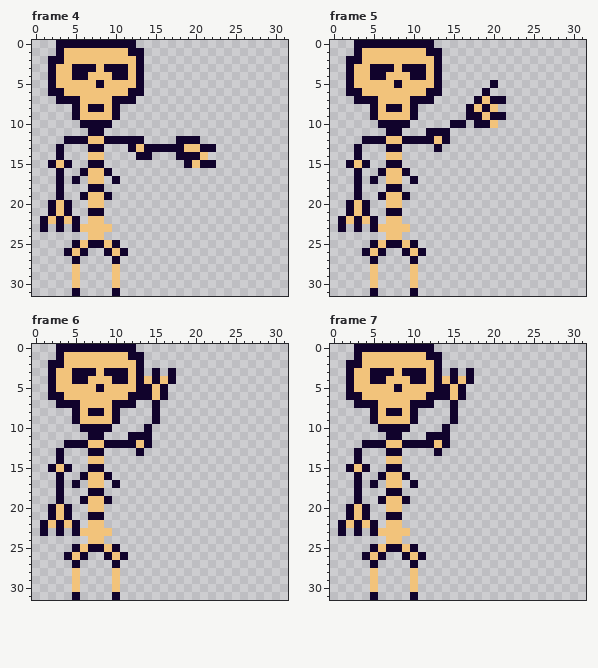
One commit to this pixel-art file: art/characters/skeleton/skeleton-throw.aseprite. The picture above is the old version.
32x32 pixels, 8 frames. Shown: frame 4, frame 5, frame 6, frame 7. The commit also changed other frames, which this record leaves out.
Now the later version:
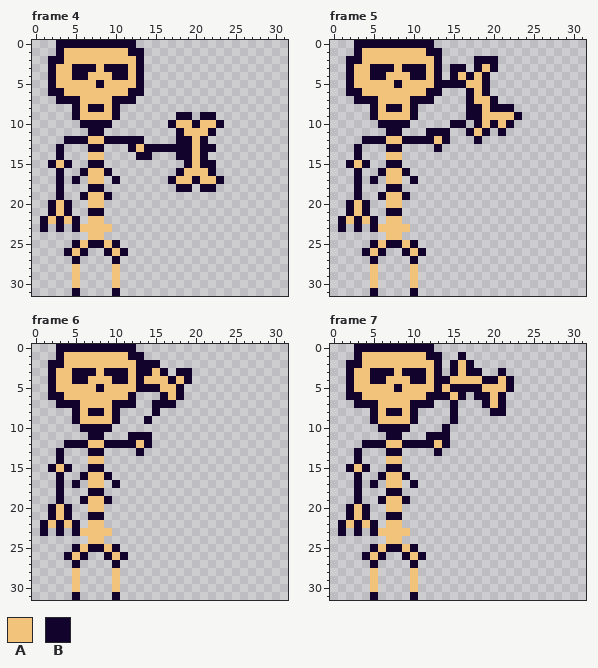
Palette (. is transparent): A #f2c37b  B #11032c
From the commit log: Add skeleton throw + cooldown animations
From old to new:
{"where": "frame 4"}
{"frame":4,"y":9,"x":18,"old":"..","new":"BB"}
{"frame":4,"y":9,"x":21,"old":"..","new":"BB"}
{"frame":4,"y":10,"x":17,"old":".......","new":"BAABAAB"}
{"frame":4,"y":11,"x":18,"old":".....","new":"BAAAB"}
{"frame":4,"y":12,"x":20,"old":"B.","new":"AB"}
{"frame":4,"y":13,"x":19,"old":"A","new":"B"}
{"frame":4,"y":14,"x":20,"old":"BA","new":"AB"}
{"frame":4,"y":16,"x":18,"old":".....","new":"BAAAB"}
{"frame":4,"y":17,"x":17,"old":".......","new":"BAABAAB"}
{"frame":4,"y":18,"x":18,"old":"..","new":"BB"}
{"frame":4,"y":18,"x":21,"old":"..","new":"BB"}
{"where": "frame 5"}
{"frame":5,"y":2,"x":18,"old":"...","new":"BBB"}
{"frame":5,"y":3,"x":15,"old":"..","new":"BB"}
{"frame":5,"y":3,"x":18,"old":"...","new":"BAB"}
{"frame":5,"y":4,"x":15,"old":".....","new":"BABAB"}
{"frame":5,"y":5,"x":14,"old":"......B","new":"BBBAAB."}
{"frame":5,"y":6,"x":17,"old":"..","new":"BA"}
{"frame":5,"y":7,"x":17,"old":".B","new":"BA"}
{"frame":5,"y":7,"x":21,"old":"B","new":"."}
{"frame":5,"y":8,"x":18,"old":"ABA..","new":"BABBB"}
{"frame":5,"y":9,"x":20,"old":"BB..","new":"AAAB"}
{"frame":5,"y":10,"x":19,"old":"BA..","new":"ABAB"}
{"frame":5,"y":11,"x":17,"old":"...","new":"BAB"}
{"frame":5,"y":11,"x":21,"old":".","new":"B"}
{"frame":5,"y":12,"x":18,"old":".","new":"B"}
{"where": "frame 6"}
{"frame":6,"y":2,"x":14,"old":"..","new":"BB"}
{"frame":6,"y":3,"x":14,"old":".B.B..","new":"BAB.BB"}
{"frame":6,"y":4,"x":15,"old":"B","new":"A"}
{"frame":6,"y":4,"x":18,"old":"..","new":"AB"}
{"frame":6,"y":5,"x":15,"old":"AB..","new":"BAAB"}
{"frame":6,"y":6,"x":13,"old":"BBA","new":"..."}
{"frame":6,"y":6,"x":17,"old":"..","new":"AB"}
{"frame":6,"y":7,"x":16,"old":"..","new":"BB"}
{"frame":6,"y":9,"x":14,"old":".B","new":"B."}
{"frame":6,"y":10,"x":14,"old":"B","new":"."}
{"where": "frame 7"}
{"frame":7,"y":1,"x":16,"old":".","new":"B"}
{"frame":7,"y":2,"x":15,"old":"...","new":"BAB"}
{"frame":7,"y":3,"x":16,"old":".","new":"A"}
{"frame":7,"y":3,"x":18,"old":".","new":"B"}
{"frame":7,"y":3,"x":21,"old":".","new":"B"}
{"frame":7,"y":4,"x":14,"old":"AB","new":"BA"}
{"frame":7,"y":4,"x":17,"old":"B.....","new":"AABBAB"}
{"frame":7,"y":5,"x":14,"old":"BA","new":"AB"}
{"frame":7,"y":5,"x":17,"old":"......","new":"BBAAAB"}
{"frame":7,"y":6,"x":18,"old":"....","new":"BBAB"}
{"frame":7,"y":7,"x":19,"old":"...","new":"BAB"}
{"frame":7,"y":8,"x":20,"old":"..","new":"BB"}
{"label":"changed","picture_box":[168,112,224,192]}
{"label":"changed","picture_box":[442,56,522,144]}
{"label":"changed","picture_box":[136,360,192,432]}
{"label":"changed","picture_box":[442,352,514,416]}
